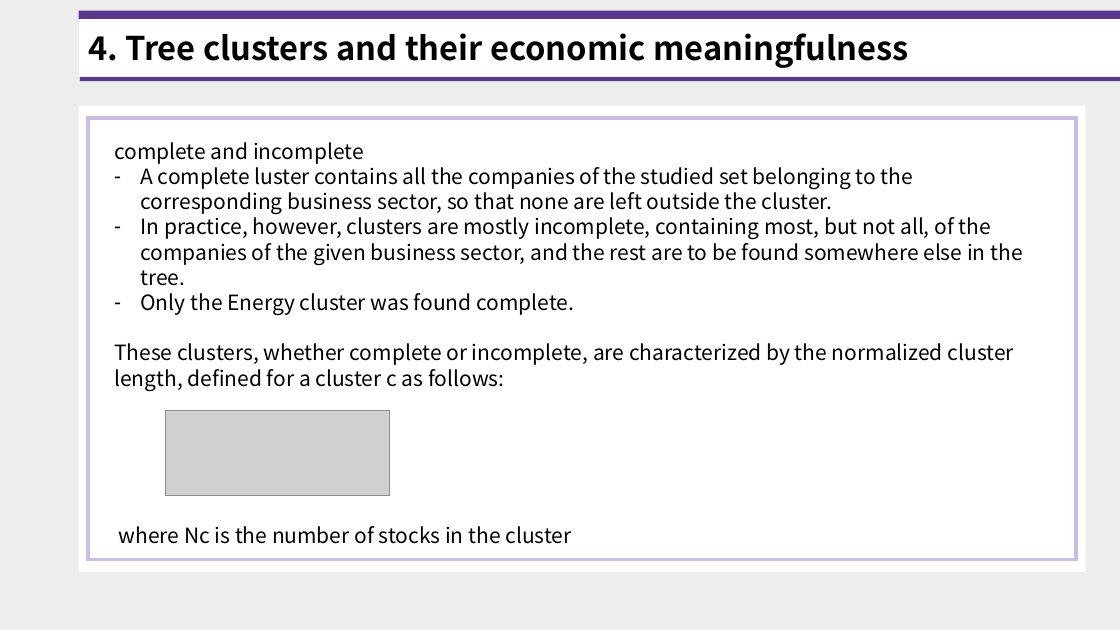
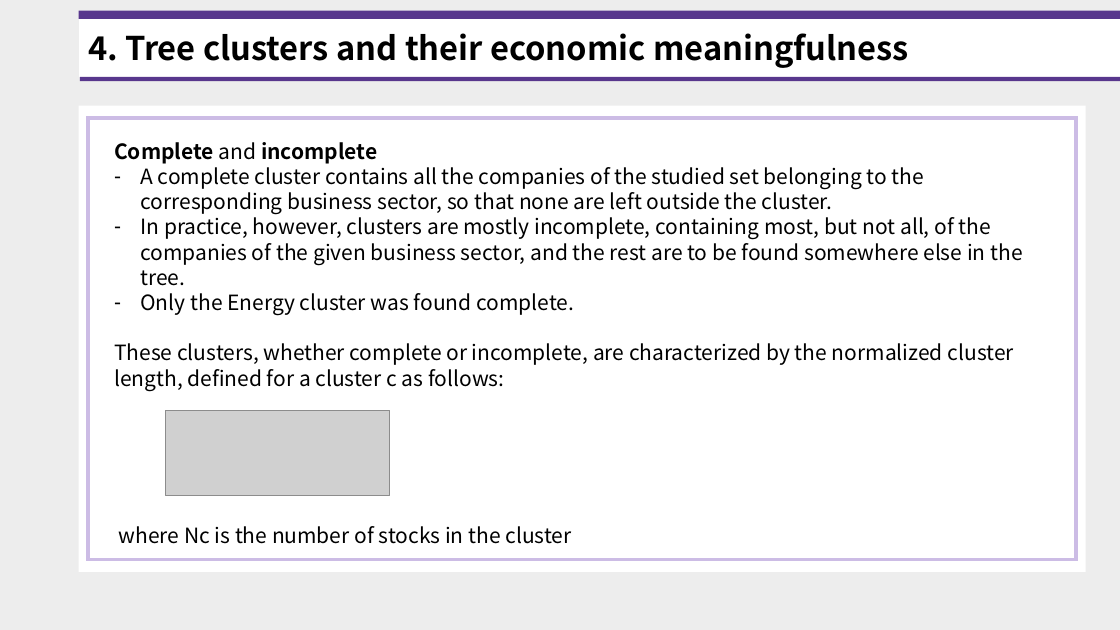
Before and after one commit to OH-Seoyoung/Training_for_Research, a slide deck: slide 18 of 8. Dynamic_asset_trees/20220126_Dynamics_of_market_correlation_Taxonomy_and_portfolio_analysis.pptx. Drawn at 1120x630 pixels with LibreOffice and Linux fonts; fonts in the diff are those of the drawing; grey boxes stand for pictures. Boxes give left, top, right and bottom in pixels: in the first picture for what was removed or moved away, otherwise in the second. Text is boxed around its words. In the diff, an @@ line names an element or a change of style, - is before the commit and + after.

```diff
--- a/8. Dynamic_asset_trees/20220126_Dynamics_of_market_correlation_Taxonomy_and_portfolio_analysis.pptx
+++ b/8. Dynamic_asset_trees/20220126_Dynamics_of_market_correlation_Taxonomy_and_portfolio_analysis.pptx
@@ text at (x1=114, y1=142, x2=924, y2=214): text changed @@
-complete and incomplete
-– A complete luster contains all the companies of the studied set belonging to the corresponding business sector, so that none are left outside the cluster.
+Complete and incomplete
+– A complete cluster contains all the companies of the studied set belonging to the corresponding business sector, so that none are left outside the cluster.
```
Also in this commit, not shown: 1 other slide changed, 4 other files.
